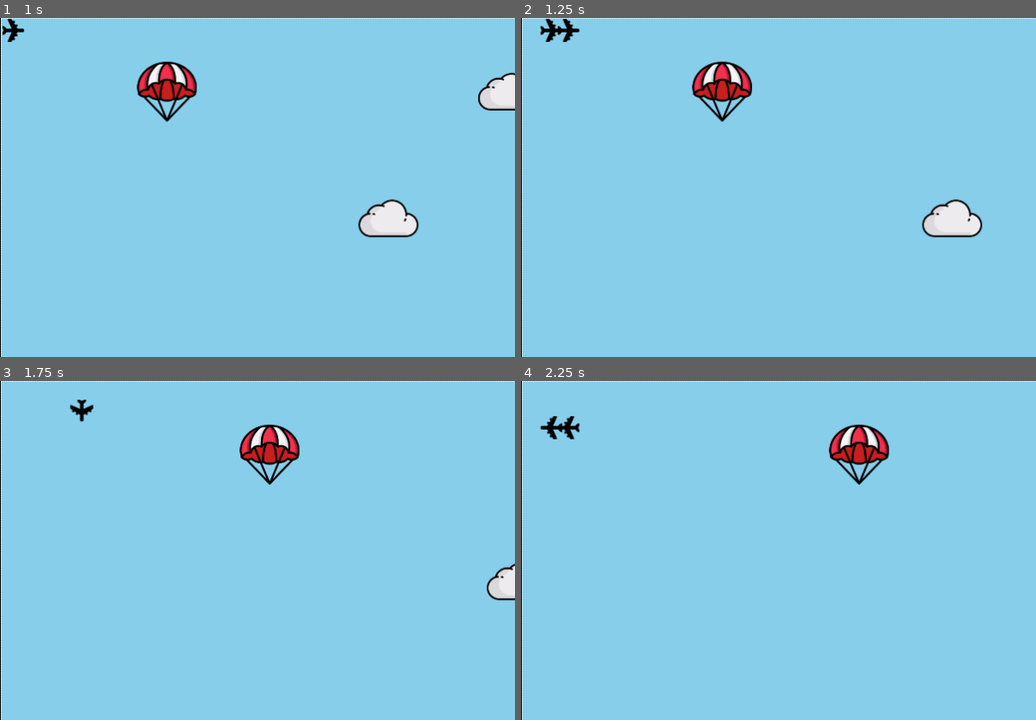
Above: before the commit, frames 1-4 (two rows, left to right).
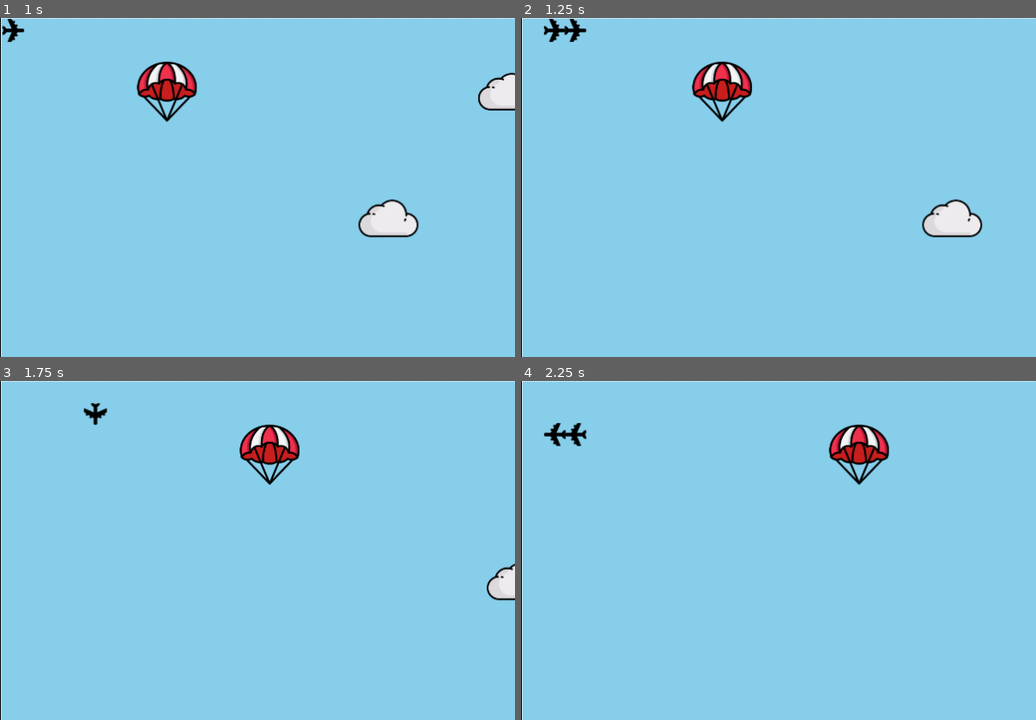
Above: after the commit, the same moments.

Repository: NaokiTM/collision-game
Game: browser game, page index.html
Same seed, same stepped clock (60 frames per second), same inputs: the game is played once before the commit and once after it.
Inputs (mouse positions are % of the whole screen's width and height, from its top left):
- Up to frame 1 (1 s): click (45, 21) at 0.27 s; type "Alex" at 0.27 s; click "Go" at 0.52 s; tap Space at 0.77 s
- Up to frame 2 (1.25 s): hold Right from 1.03 s (still down)
- Up to frame 3 (1.75 s): release Right at 1.53 s; hold Down from 1.58 s (still down)
- Up to frame 4 (2.25 s): release Down at 1.85 s; hold Left from 1.9 s (still down)
The pictures show only the part of the screen within x 0-50%, y 0-50%; the shares and areas given below are measured in that part.

Frame 1 is identical in both runs. In frame 2, 0.3% of the frame differs, in the area x 3-13%, y 0-8%; in frame 3, 0.3%; in frame 4, 0.4%, in the area x 3-13%, y 10-20%.

Commit message:
reorganized and recommented game.js for better readability

Diff:
--- a/frontend/game.js
+++ b/frontend/game.js
@@ -4,64 +4,36 @@
 
 function game () {
 
-    // let's set up a canvas and a canvas context so we can draw stuff
     const canv = document.getElementById("gameCanvas");
     const ctx = canv.getContext("2d");
-
+    //sets the canvas to take up the entire viewport
+    canv.width = window.innerWidth;
+    canv.height = window.innerHeight;
+
+    //HTML elements in the DOM
     const userFormButton = document.getElementById("userFormButton")
     const leaderboard = document.getElementById("leaderboardContainer")
     const userForm = document.getElementById("userForm")
-
-    let cloudCollisionCount = 0; // holds the number of collisions so far
+    const footer = document.querySelector("footer")
+
+    //game variables
+    let cloudCollisionCount = 0;
     let parachuteCollisionCount = 0;
-
-    let clouds = []; // array to hold the things we might collide with
+    let clouds = [];
     let parachutes = []
     let gameId = null;
     let playerSprite;
     let collisionFlag = false;
     let preventDefaultFlag = false;
+    let gameStarted = false;
     let gameEnded = false;
-
-    //these 2 variables are sent to the database, and once sent are reset.
     let timeStarted
     let timeEnded
-
     let usernameToStore
     let timeToStore
 
-    //sets the canvas to take up the entire viewport
-    canv.width = window.innerWidth;
-    canv.height = window.innerHeight;
-
-    async function sendScoresToServer() {
-        const response = await fetch(`../backend/updateServerLeaderboard.php?username=${encodeURIComponent(usernameToStore)}&timeToStore=${encodeURIComponent(timeToStore)}`)
-        return response
-    }
-
-    function addToClientLeaderboard() {
-
-        //defining the element in which we will insert the new row
-        const clientLeaderboardBody = document.querySelector("#leaderboard tbody")
-
-        //creates new row, and 2 cells for the username and score to add to the row
-        const newRow = document.createElement("tr")
-        const usernameCell = document.createElement("td")
-        const scoreCell = document.createElement("td")
-
-        //adds the username and score from the data argument, into each cell.
-        usernameCell.textContent = usernameToStore
-        scoreCell.textContent = timeToStore
-
-        //adds the updated cells to the new row
-        newRow.appendChild(usernameCell)
-        newRow.appendChild(scoreCell)
-
-        //finally adds the new row to the tbody of the leaderboard in index.html
-        clientLeaderboardBody.appendChild(newRow)
-    }
-
-    function resetVariables() {
+
+    function resetVariables() {  //resets all the variables at the end of the game
         cloudCollisionCount = 0;
         parachuteCollisionCount = 0;
         clouds = [];
@@ -75,15 +47,14 @@
         timeEnded = 0;
     }
 
-    //waits for username form submit button to be clicked, then displays the welcome message and canvas.
+    //listens for when the user to submit the form button
     function userFormButtonListener(event) {
         event.preventDefault()  //prevents page scrolling when using arrow keys
         preventDefaultFlag = true;
 
-        const footer = document.querySelector("footer")
-
         usernameToStore = userForm.elements["username"].value
 
+        //checks if username meets length requirements
         if (usernameToStore.length > 14) {
             alert("Username cannot be longer than 14 characters")
             userForm.elements["username"].value = "";
@@ -91,17 +62,108 @@
             alert("username field cannot be empty")
             userForm.elements["username"].value = "";
         } else {
+            //hides the leaderboard, form and footer elements and displays the canvas, then calls the welcome function
             leaderboard.style.display = "none"
             userForm.style.display = "none";
             footer.style.display = "none"
             canv.style.display = "block";
-
             welcome()
         }
+    }
+
+    function listenForKeyPress(event) {
+        //increasing this will increase the movement interval and therefore speed of the plane
+        const playerMoveInterval = 24;
+
+        if (preventDefaultFlag) {
+            event.preventDefault(); // Prevent page scrolling and other default key actions
+        }
+
+        //event.code ensures that the physical key is taken into account instead of the users programmed key settings
+        switch (event.code) {
+            case 'ArrowUp': // Move up
+                if (playerSprite.y > 0) {
+                    playerSprite.y -= playerMoveInterval;
+                    playerSprite.image.src = 'frontend/images/plane-up.png'
+                }
+                break;
+
+            case 'ArrowDown': // Move down
+                if (playerSprite.y + playerSprite.height < canv.height) {
+                    playerSprite.y += playerMoveInterval;
+                    playerSprite.image.src = 'frontend/images/plane-down.png'
+                }
+                break;
+
+            case 'ArrowLeft': // Move left
+                if (playerSprite.x > 0) {
+                    playerSprite.x -= playerMoveInterval;
+                    playerSprite.image.src = 'frontend/images/plane-left.png'
+                }
+                break;
+
+            case 'ArrowRight': // Move right
+                if (playerSprite.x + playerSprite.width < canv.width) {
+                    playerSprite.x += playerMoveInterval;
+                    playerSprite.image.src = 'frontend/images/plane-right.png'
+                }
+                break;
+        }
+    }
+
+    function gameStartListener() {
+        if (!gameStarted) {
+            gameStarted = true;
+            resetVariables()
+            document.removeEventListener("keydown", gameStartListener);
+            startGame();
+        }
+    }
+
+    function backToMenuListener(event) {
+        document.removeEventListener('keydown', backToMenuListener)
+        // const userForm = document.getElementById("userForm")
+        // const footer = document.querySelector("footer")
+
+        //hides canvas and displays leaderboard, form and footer elements again
+        leaderboard.style.display = 'block'
+        userForm.style.display = "flex";
+        footer.style.display = "flex"
+        canv.style.display = "none";
+    }
+
+
+
+
+    async function sendScoresToServer() {
+        const response = await fetch(`../backend/updateServerLeaderboard.php?username=${encodeURIComponent(usernameToStore)}&timeToStore=${encodeURIComponent(timeToStore)}`)
+        return response
+    }
+
+    function addToClientLeaderboard() {
+        //defining the element in which we will insert the new row
+        const clientLeaderboardBody = document.querySelector("#leaderboard tbody")
+
+        //creates new row, and 2 cells for the username and score to add to the row
+        const newRow = document.createElement("tr")
+        const usernameCell = document.createElement("td")
+        const scoreCell = document.createElement("td")
+
+        //adds the username and score from the data argument, into each cell.
+        usernameCell.textContent = usernameToStore
+        scoreCell.textContent = timeToStore
+
+        //adds the updated cells to the new row
+        newRow.appendChild(usernameCell)
+        newRow.appendChild(scoreCell)
+
+        //finally adds the new row to the tbody of the leaderboard in index.html
+        clientLeaderboardBody.appendChild(newRow)
     }
 
     //function to determine if 2 objects intersect (player and obstacle in this case)
     function intersects(obj1, obj2) {
+        //checks to make sure the edges of each object do not overlap each other
         if (obj1.bottom < obj2.top ||
             obj1.top > obj2.bottom ||
             obj1.right < obj2.left ||
@@ -113,7 +175,7 @@
         }
     }
 
-    //called when the playerSprite collides into an obstacle:
+    //called when the playerSprite collides into an obstacle to check for a win case
     function updateCloudCollisionCount() {
         if (!gameEnded) {
             cloudCollisionCount++
@@ -123,8 +185,8 @@
         }
     }
 
+    //called when the playerSprite collides with a parachute to check for a losing case
     function updateParachuteCollisionCount() {
-
         if (!gameEnded) {
             parachuteCollisionCount++
             if (parachuteCollisionCount == 5) {
@@ -134,15 +196,21 @@
     }
 
     function checkForCloudCollisions() {
-
-        //updates position of clouds, then updates each ones boundaries, then draws the clouds in their new position
+        //updates position of clouds, then updates each ones boundary boxes, then draws the clouds in their new position
         for (let i = 0; i < clouds.length; i++) {
             clouds[i].move(canv.width);
             clouds[i].updateBounds()
             clouds[i].draw(ctx);
         }
 
-        if (collisionFlag == false) {  //player is no longer intersecting with the obstacle
+        /**
+         * the if statement underneath checks each clouds boundary box
+         * to see if the users boundary box intersects with any of them,
+         * and collisionFlag checks to ensure that the player has
+         * left a clouds boundary box before counting it as a collision in the next game loop
+         */
+
+        if (collisionFlag == false) {
             for (let j = 0; j < clouds.length; j++) {
                 if (intersects(playerSprite, clouds[j])) {
                     updateCloudCollisionCount()
@@ -150,7 +218,7 @@
                     break;
                 }
             }
-        } else if (collisionFlag == true) {  //player is/was intersecting with the obstacle
+        } else if (collisionFlag == true) {
             let stillColliding = false;
             for (let j = 0; j < clouds.length; j++) {
                 if (intersects(playerSprite, clouds[j])) {
@@ -159,20 +227,24 @@
                 }
             }
 
-            // Reset the flag once the player is out of collision
+            //Reset the flag once the player is out of a collision
             if (!stillColliding) {
                 collisionFlag = false;
             }
         }
     }
 
+    //This is simpler than the cloud collision function, because parachutes disappear after a collision.
     function checkForParachuteCollisions() {
+
+        //Updates each parachutes position and boundary box, then draws it out
         for (let i = 0; i < parachutes.length; i++) {
             parachutes[i].move(canv.width);
             parachutes[i].updateBounds()
             parachutes[i].draw(ctx);
         }
 
+        //then it checks for an intersection and updates the collision counter if it has intersected
         for (let j = 0; j < parachutes.length; j++) {
             if (intersects(playerSprite, parachutes[j])) {
                 updateParachuteCollisionCount()
@@ -181,168 +253,83 @@
         }
     }
 
+
     function drawHeartsLeft() {
         if (!gameEnded) {
             let livesLeft = 3 - cloudCollisionCount
             ctx.save()
 
+            //gets the source of the heart icon
             const heart = new Image()
             heart.src = "frontend/images/heart.png"
 
+            //draws each heart out next to aech other with a 50 pixel gap to the left of each one
             for (let i = 0; i <= livesLeft; i++) {
-                let step = i * 50  //each heart is placed 50 pixels further to the left of the previous
+                let step = i * 50
                 ctx.drawImage(heart, canv.width - step, 0, 50, 50)  //drawn in the top right corner of the canvas
             }
         }
     }
 
-    function listenForKeyPress(event) {
-        const playerMoveInterval = 20;
-
-        if (preventDefaultFlag) {
-            event.preventDefault(); // Prevent page scrolling and other default key actions
-        }
-
-        //event.code ensures that the physical key is taken into account instead of the users programmed key settings
-        switch (event.code) {
-            case 'ArrowUp': // Move up
-                if (playerSprite.y > 0) {
-                    playerSprite.y -= playerMoveInterval;
-                    playerSprite.image.src = 'frontend/images/plane-up.png'
-                }
-                break;
-
-            case 'ArrowDown': // Move down
-                if (playerSprite.y + playerSprite.height < canv.height) {
-                    playerSprite.y += playerMoveInterval;
-                    playerSprite.image.src = 'frontend/images/plane-down.png'
-                }
-                break;
-
-            case 'ArrowLeft': // Move left
-                if (playerSprite.x > 0) {
-                    playerSprite.x -= playerMoveInterval;
-                    playerSprite.image.src = 'frontend/images/plane-left.png'
-                }
-                break;
-
-            case 'ArrowRight': // Move right
-                if (playerSprite.x + playerSprite.width < canv.width) {
-                    playerSprite.x += playerMoveInterval;
-                    playerSprite.image.src = 'frontend/images/plane-right.png'
-                }
-                break;
-        }
-    }
-
-
-
-
-
-
-    function backToMenuListener(event) {
-        document.removeEventListener('keydown', backToMenuListener)
-
-        const userForm = document.getElementById("userForm")
-        const footer = document.querySelector("footer")
-
-        leaderboard.style.display = 'block'
-        userForm.style.display = "flex";
-        footer.style.display = "flex"
-        canv.style.display = "none";
-    }
-
-
-
-
-
     function welcome() {
-
         ctx.clearRect(0, 0, canv.width, canv.height);
 
         //removing the listener to go back to the menu when a key is pressed
         document.removeEventListener('keydown', backToMenuListener)
 
-
         //removing the listener for moving from the menu to the welcome screen
         userForm.removeEventListener('click', userFormButtonListener)
 
-
-
-        //welcome screen here
+        //welcome screen text displayed here
         ctx.font = '50px "Jaro", sans-serif';
         ctx.textAlign = "center";  //horizontal centering
         ctx.textBaseline = "middle";  //vertical centering
         ctx.fillText("Welcome to my flying game!", canv.width / 2, canv.height / 4)
-
         ctx.font = '30px "Jaro", sans-serif';
         ctx.fillText("Your objective is to avoid cloud obstacles,",  canv.width / 2, (canv.height / 3) + 50)
         ctx.fillText("and pick up all available collectibles",  canv.width / 2, (canv.height / 3) + 80)
         ctx.fillText("in the shortest amount of time possible", canv.width / 2, (canv.height / 3) + 110)
         ctx.fillText("Use arrow keys to move around",  canv.width / 2, (canv.height / 3) + 160)
-
-
         ctx.font = '40px "Jaro", sans-serif';
         ctx.fillText("press any key to start!",  canv.width / 2, (canv.height * 2 / 3))
 
-        let gameStarted = false;
-
-        function gameStartListener() {
-            if (!gameStarted) {
-                gameStarted = true;
-                resetVariables()
-                document.removeEventListener("keydown", gameStartListener);
-                startGame();
-            }
-        }
-
+        //waits for the user to press a key and starts the game.
         document.addEventListener("keydown", gameStartListener)
     }
 
-
-
-
-
-
-
-
     function startGame() {
-        const noOfClouds = 10  //any more than 10 pushes clouds down so no longer visible - fix later
+        //any more than 10 pushes clouds down so no longer visible - not yet fixed
+        const noOfClouds = 10
         const noOfParachutes = 5
 
-        // listenForKeyPress()
         document.addEventListener('keydown', listenForKeyPress)
 
         playerSprite = new Sprite(0, 0, 27, 27, '#000000', 'frontend/images/plane-right.png', ctx);
 
+                    // Create a cloud obstacle and push it into the array
         for (let i = 0; i < noOfClouds; i++) {
             let width = 70;
             let height = 70;
             let x = Math.random() * (canv.width - width); // Random x position (accounting for the width of each obstacle)
             let y = 50 + (i * ((canv.height - 50) / noOfClouds));  //spaces clouds out evenly, whilst leaving top 50 pixels of the canvas empty
             let imageSource = 'frontend/images/cloud.png';
-
-            // Create an obstacle and push it to the array
             clouds.push(new Cloud(x, y, width, height, imageSource, ctx));
         }
 
+        //pushes a parachute object to the array
         for (let i = 0; i < noOfParachutes; i++) {
             let width = 70;
             let height = 70;
             let x = Math.random() * (canv.width - width); // Random x position
             let y = 50 + (i * ((canv.height - 50) / noOfParachutes));
             let imageSource = 'frontend/images/parachute.png';
-
-            // Create an obstacle and push it to the array
             parachutes.push(new Parachute(x, y, width, height, imageSource, ctx));
         }
 
-        timeStarted = Date.now()
-
-        gameId = setInterval(gameLoop, 50);
-        return gameId //resets every 50ms
-    }
-
+        timeStarted = Date.now() //start the timer for the users attempt
+        gameId = setInterval(gameLoop, 50) //resets every 50ms
+        return gameId
+    }
 
     function gameLoop() {
         //clears the canvas before redrawing new position
@@ -352,6 +339,7 @@
         playerSprite.updateBounds()
         playerSprite.draw(ctx);
 
+        //check for collisions, and once collisions are taken into account, draw number of lives remaning accordinly
         checkForCloudCollisions()
         checkForParachuteCollisions()
         drawHeartsLeft()
@@ -359,52 +347,54 @@
 
     function stopGame(wonOrLost) {
         gameEnded = true
-        clearInterval(gameId)
+        clearInterval(gameId)  //stops the game loop from running
         gameId = null;
         document.removeEventListener("keydown", listenForKeyPress)
 
+        //for some reason need these here to work even though they are reset in resetvariables()
         cloudCollisionCount = 0
         parachuteCollisionCount = 0
         clouds = []
         parachutes = []
 
+        //clears the canvas to allow for the ending screen text to be written out
         ctx.clearRect(0, 0, canv.width, canv.height);
 
-        if (wonOrLost == "won") {
-            //game won, time is saved
+        if (wonOrLost == "won") { //game won, time is saved (in seconds)
             timeEnded = Date.now()
-            timeToStore = (timeEnded - timeStarted) / 1000 //in seconds
+            timeToStore = (timeEnded - timeStarted) / 1000
 
             ctx.font = '50px "Jaro", sans-serif';
             ctx.textAlign = "center";  //horizontal centering
             ctx.textBaseline = "middle";  //vertical centering
+
             ctx.fillText("You won!", canv.width / 2, canv.height / 4)
-
-            ctx.font = '30px "Jaro", sans-serif';
+            ctx.font = '30px "Jaro", sans-serif';  //changing font size for subtitle
             ctx.fillText("Your time was " + timeToStore,  canv.width / 2, (canv.height / 3) + 50)
 
+            //send username and times to database, and update the local leaderboard
             sendScoresToServer()
             addToClientLeaderboard()
 
         } else if (wonOrLost == "lost") {
-            //game lost, time not saved
+            //game lost, time not saved so reset
             timeStarted = 0;
             timeEnded = 0;
 
             ctx.font = '50px "Jaro", sans-serif';
-            ctx.textAlign = "center";  //horizontal centering
-            ctx.textBaseline = "middle";  //vertical centering
+            ctx.textAlign = "center";
+            ctx.textBaseline = "middle";
             ctx.fillText("You lost!", canv.width / 2, canv.height / 4)
-
-        }
-
+        }
         ctx.font = '30px "Jaro", sans-serif';
         ctx.fillText("Press any key to go back to menu and review leaderboards",  canv.width / 2, (canv.height / 3) + 160)
 
+        // //listens for the user to press any key to return to the menu
         document.addEventListener('keydown', backToMenuListener)
     }
-
+    //starts listening for when the user submits form button to start another game
     userFormButton.addEventListener('click', userFormButtonListener)
 };
 
+//call the function
 game()
